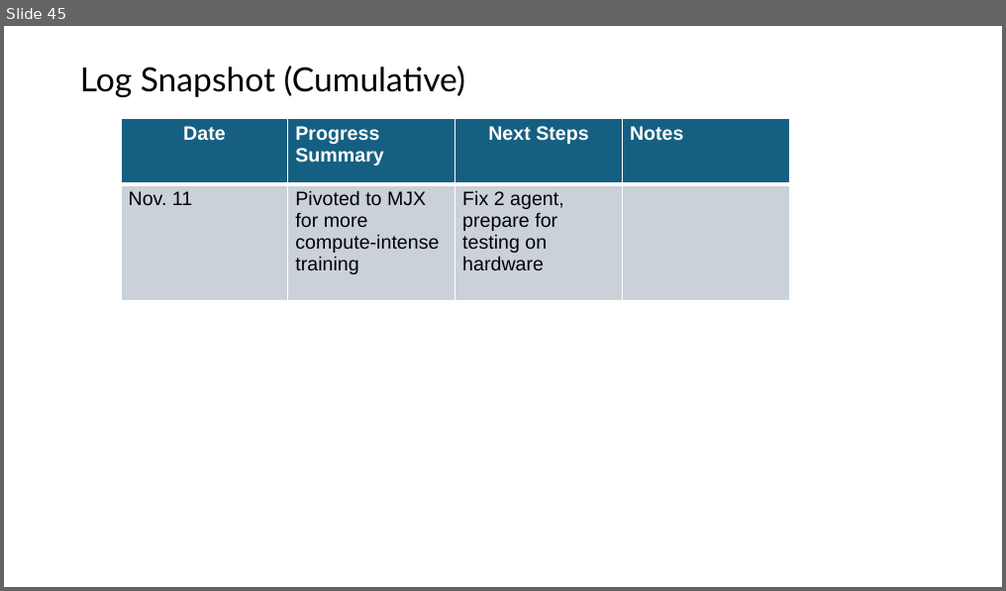
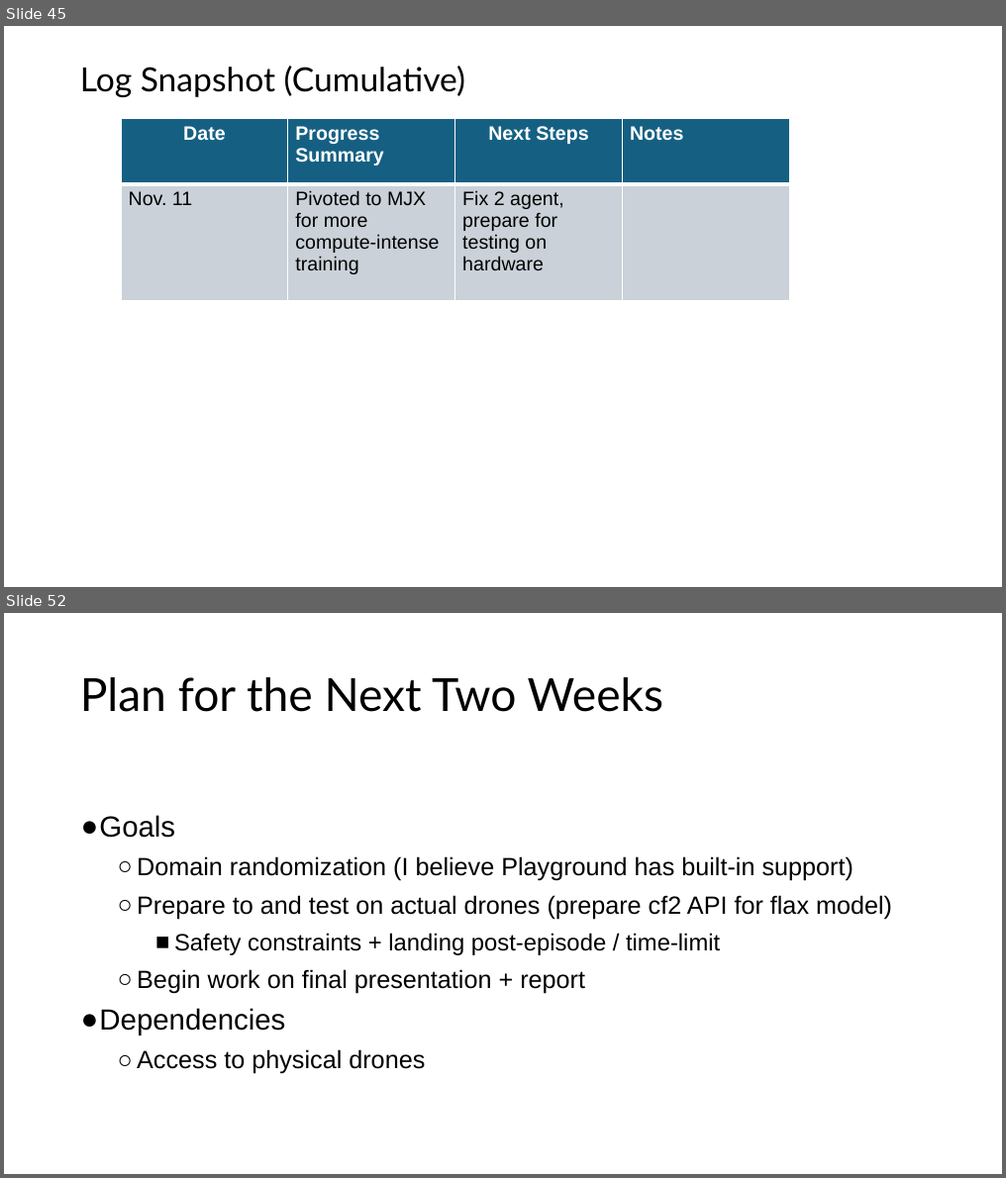
Before and after one commit to shazia-dewan/multi-agentCrazyflieLift, a slide deck: docs/MIRL LAB Honours Project Bi-Weekly Update.pptx. Shown one above the other, each under a label of ours: slide 45 before the commit, slides 45 and 52 after it; the slides between them are not shown. The pictures are 1006x591 and 1006x1178 pixels, drawn with LibreOffice and Linux fonts; fonts in the diff are those of the drawing. Boxes give left, top, right and bottom in pixels: in the first picture for what was removed or moved away, otherwise in the second. Text is boxed around its words. In the diff, an @@ line names an element or a change of style, - is before the commit and + after.

```diff
--- a/docs/MIRL LAB Honours Project Bi-Weekly Update.pptx
+++ b/docs/MIRL LAB Honours Project Bi-Weekly Update.pptx
@@ slide 52 added at (4, 613, 1002, 1174), background #FFFFFF @@
@@ title added at (80, 677, 663, 712), 33 pt, text #000000 @@
+Plan for the Next Two Weeks
@@ text added at (99, 815, 892, 1074), 18 pt, text #000000 @@
+● Goals
+  ○ Domain randomization (I believe Playground has built-in support)
+  ○ Prepare to and test on actual drones (prepare cf2 API for flax model)
+    ■ Safety constraints + landing post-episode / time-limit
+  ○ Begin work on final presentation + report
+● Dependencies
+  ○ Access to physical drones
```
Also in this commit, not shown: 9 other slides added, 3 other files.
